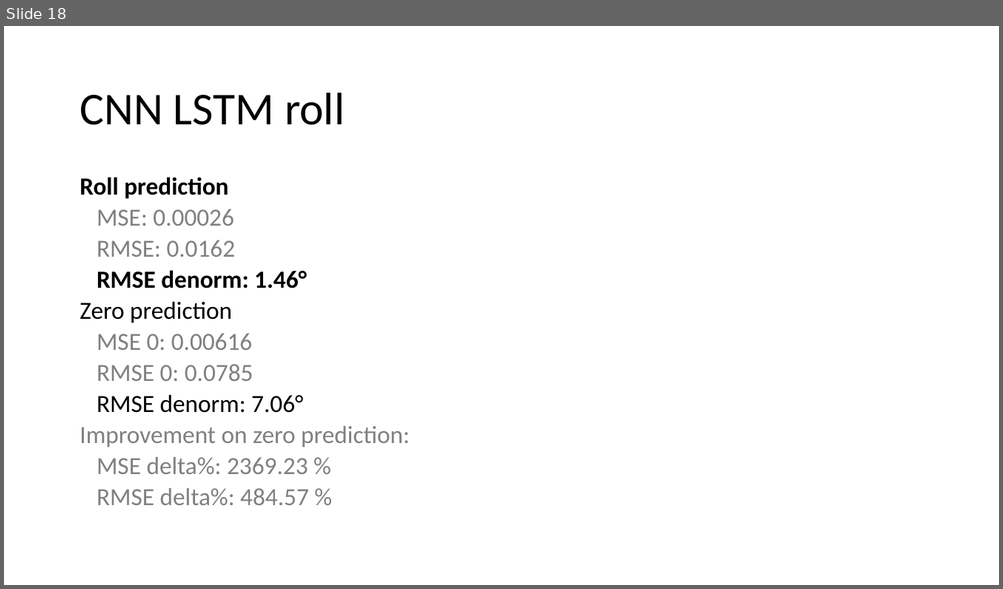
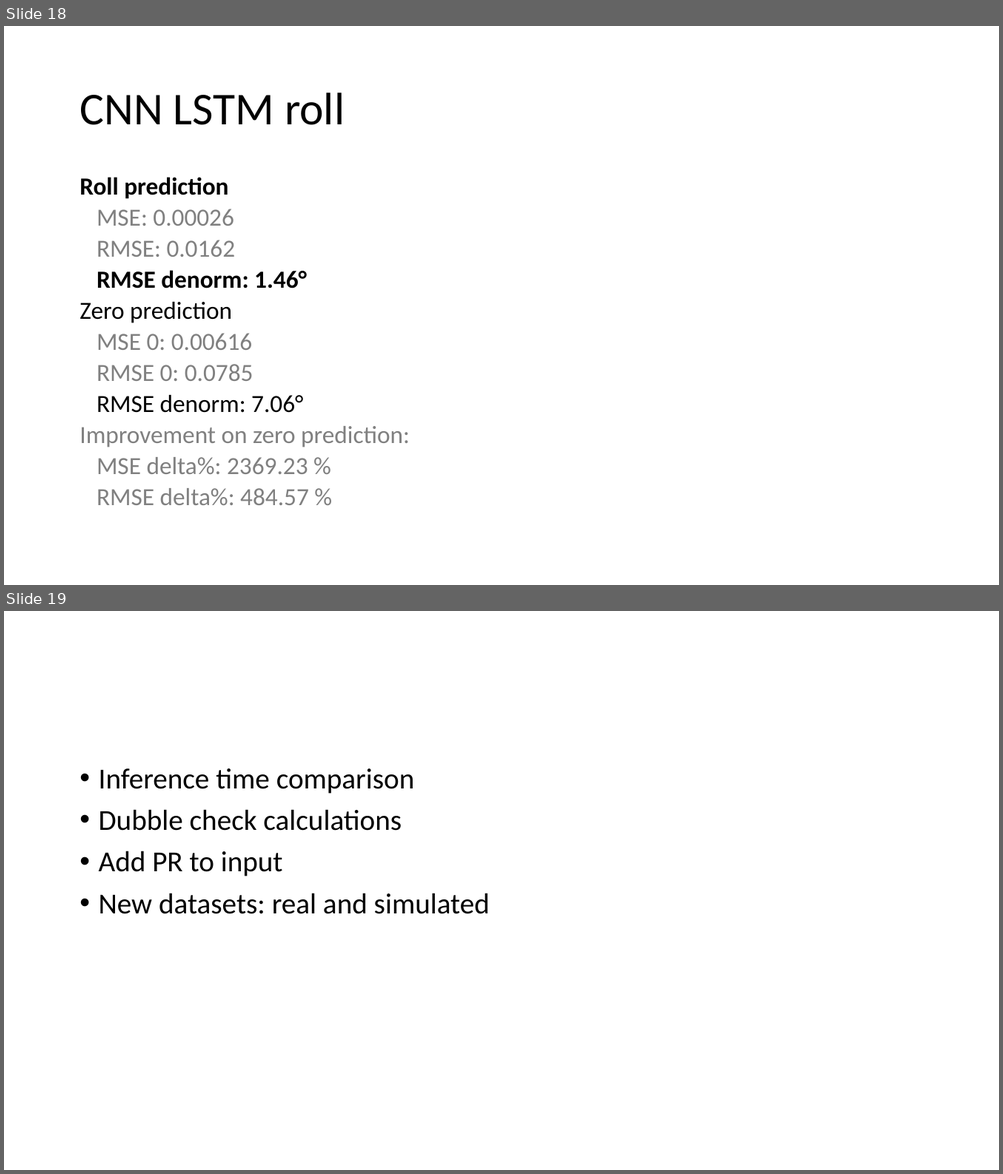
Before and after one commit to lancedw/3D-state-prediction-for-surface-vessels-using-IMU-data-and-images, a slide deck: Documentation/Presentations/Meeting 22-04-22.pptx. Shown one above the other, each under a label of ours: slide 18 before the commit, slides 18 and 19 after it. The pictures are 1003x589 and 1003x1174 pixels, drawn with LibreOffice and Linux fonts; fonts in the diff are those of the drawing. Boxes give left, top, right and bottom in pixels: in the first picture for what was removed or moved away, otherwise in the second. Text is boxed around its words. In the diff, an @@ line names an element or a change of style, - is before the commit and + after.

```diff
--- a/Documentation/Presentations/Meeting 22-04-22.pptx
+++ b/Documentation/Presentations/Meeting 22-04-22.pptx
@@ slide 19 added at (4, 611, 999, 1170), background #FFFFFF @@
@@ text added at (99, 769, 489, 914), 28 pt, text #000000 @@
+• Inference time comparison
+• Dubble check calculations
+• Add PR to input
+• New datasets: real and simulated
```
Also in this commit, not shown: 3 slides changed, 1 other file.
